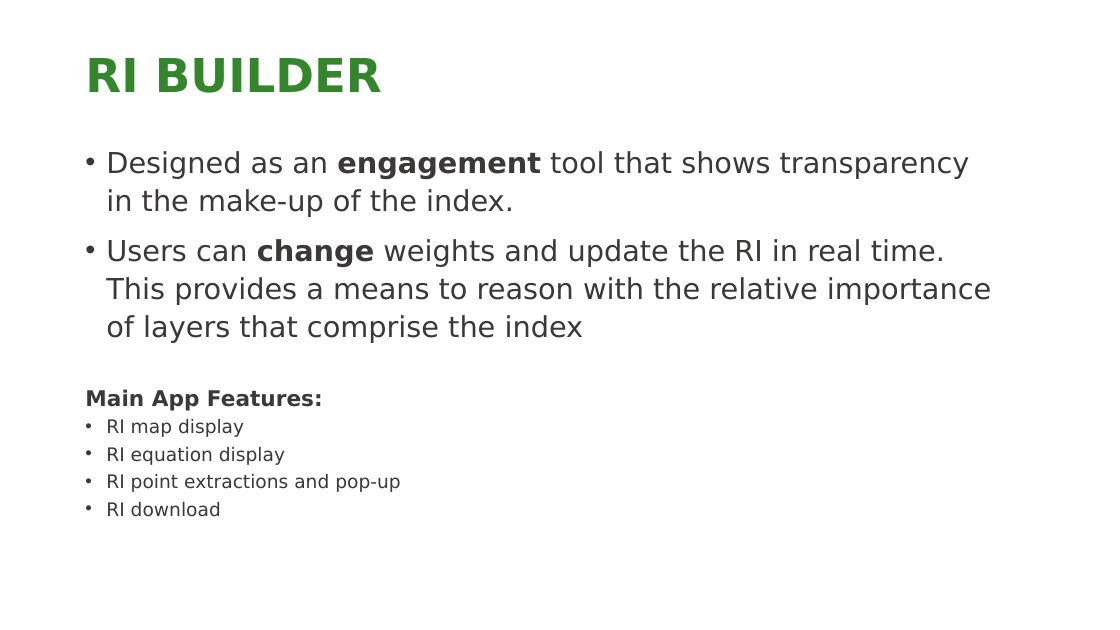
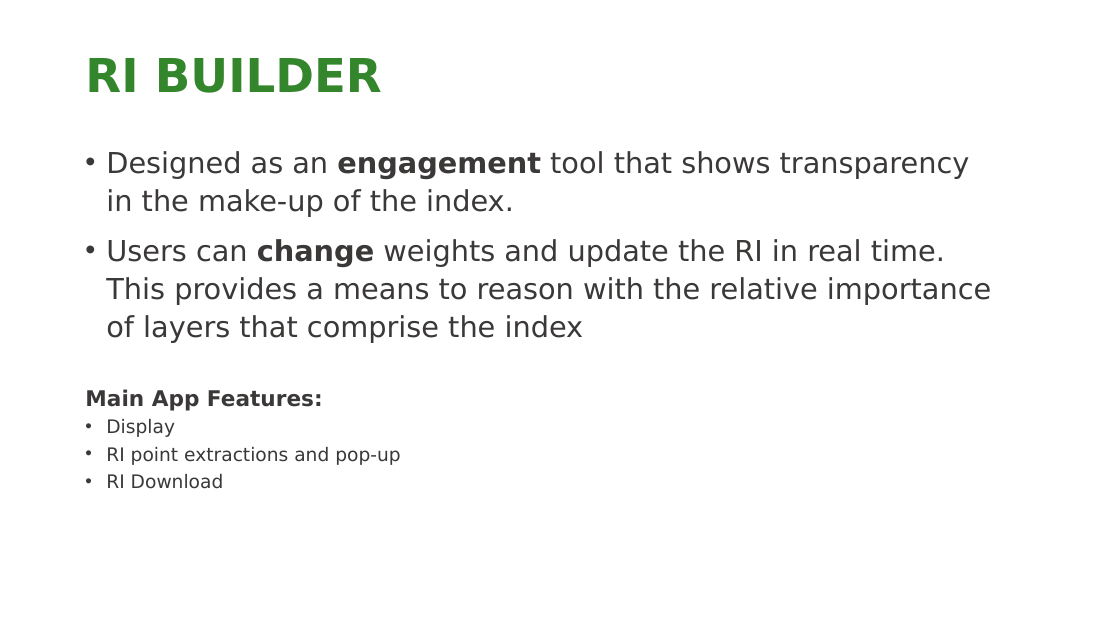
Before and after one commit to NCC-CNC/RI-proto, a slide deck: slide 7 of www/RI_GUIDE.pptx. Drawn at 1120x630 pixels with LibreOffice and Linux fonts; fonts in the diff are those of the drawing; background and template pictures are left out. Boxes give left, top, right and bottom in pixels: in the first picture for what was removed or moved away, otherwise in the second. Text is boxed around its words. In the diff, an @@ line names an element or a change of style, - is before the commit and + after.

```diff
--- a/www/RI_GUIDE.pptx
+++ b/www/RI_GUIDE.pptx
@@ text at [106,419,175,437]: text changed @@
-• RI map display
-• RI equation display
+• Display
@@ text at [106,474,224,489]: text changed @@
-• RI download
+• RI Download
```
Also in this commit, not shown: 1 other slide changed, 1 other file.
